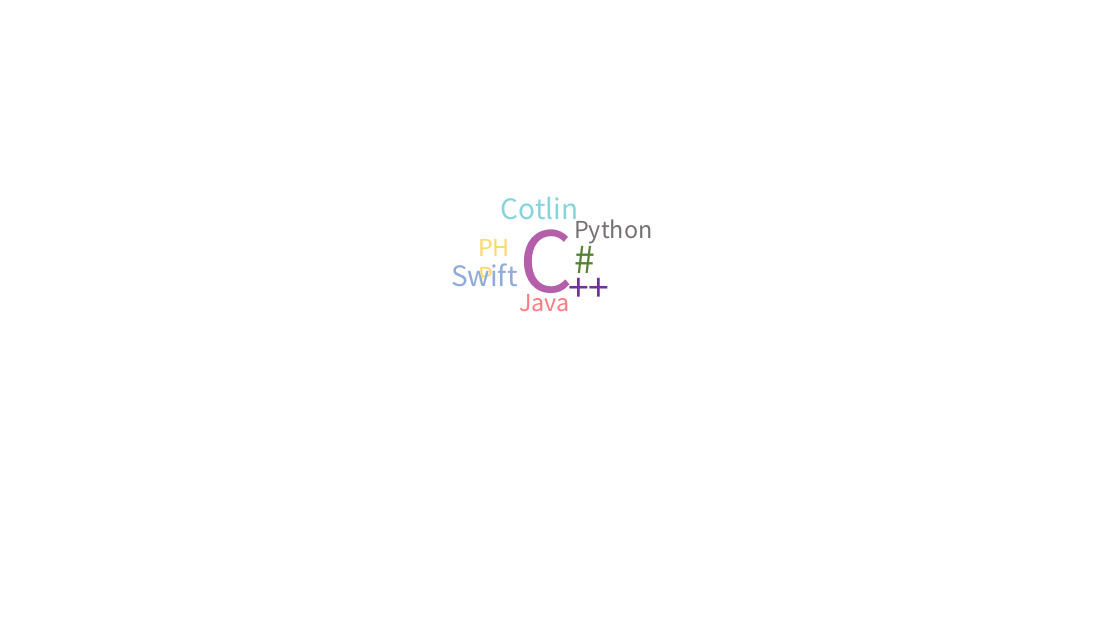
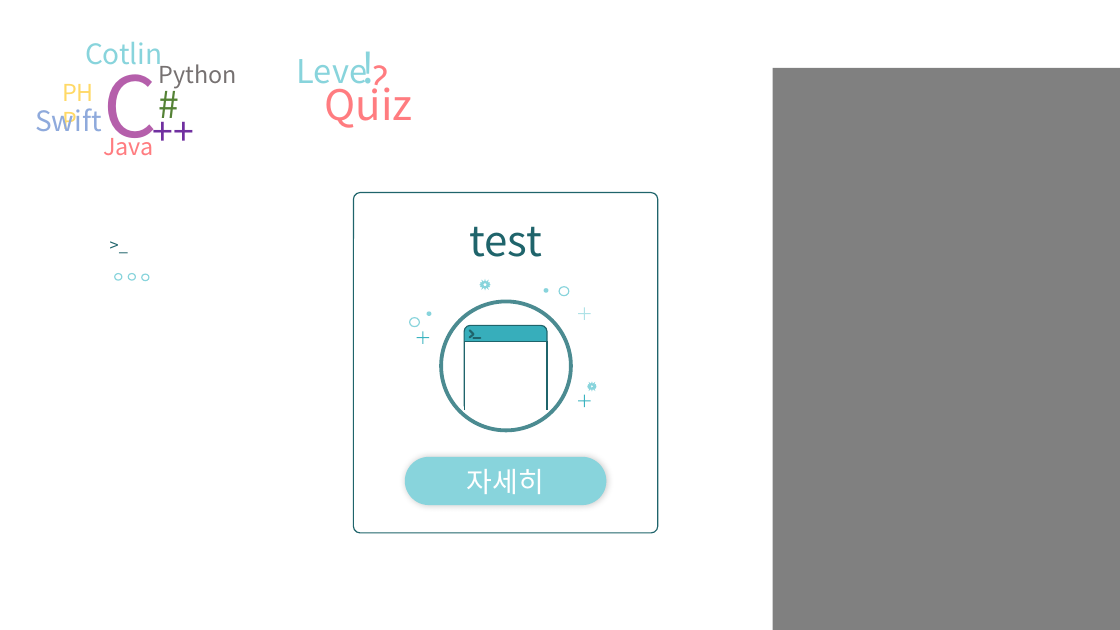
Before and after one commit to jadru/Assignment_ASP_Include, a slide deck: slide 2 of include_home_img.pptx. Drawn at 1120x630 pixels with LibreOffice and Linux fonts; fonts in the diff are those of the drawing. Boxes give left, top, right and bottom in pixels: in the first picture for what was removed or moved away, otherwise in the second. Text is boxed around its words. In the diff, an @@ line names an element or a change of style, - is before the commit and + after.

```diff
--- a/include_home_img.pptx
+++ b/include_home_img.pptx
@@ group added at bbox=[297, 38, 443, 163]: 4 texts @@
+Quiz
+?
+Leve
+!
@@ 8 texts: place and size @@
-8 texts at bbox=[451, 197, 676, 313]
+8 texts at bbox=[35, 42, 260, 158]
@@ rectangle added at bbox=[773, 68, 1120, 630], fill #808080 @@
@@ text added at bbox=[102, 231, 204, 260], 14 pt, text #1F646B @@
+>_
@@ ellipse added at bbox=[115, 274, 123, 281], fill #FFFFFF, outline #88D4DC 1 pt @@
@@ ellipse added at bbox=[129, 274, 136, 281], fill #FFFFFF, outline #88D4DC 1 pt @@
@@ ellipse added at bbox=[142, 274, 150, 281], fill #FFFFFF, outline #88D4DC 1 pt @@
@@ group added at bbox=[354, 192, 658, 533]: 5 ellipses, 5 lines, 3 rounded rectangles, 3 plus signs, 2 stars, 1 text, 1 rectangle @@
+자세히
+test
```
Also in this commit, not shown: 8 other files.
